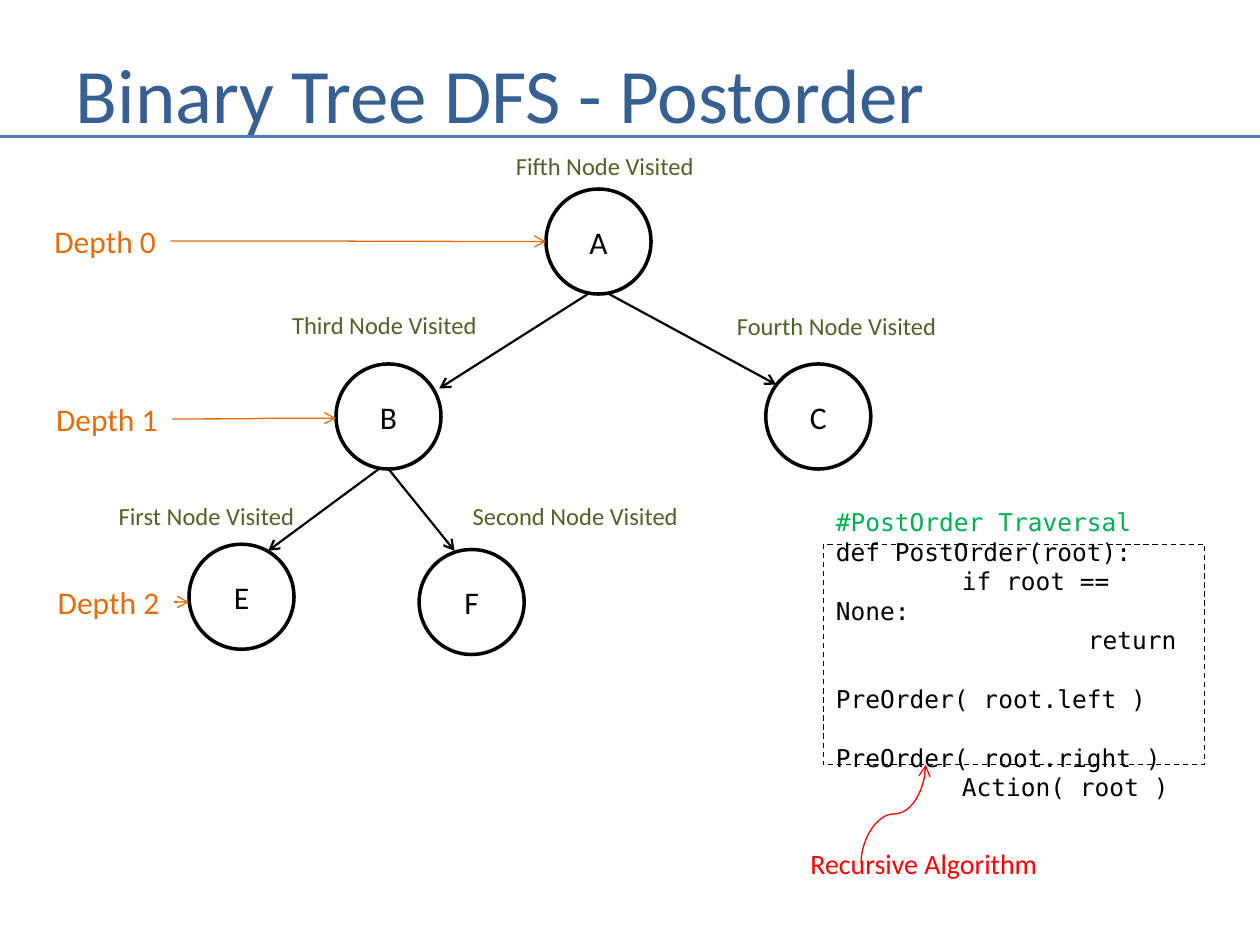
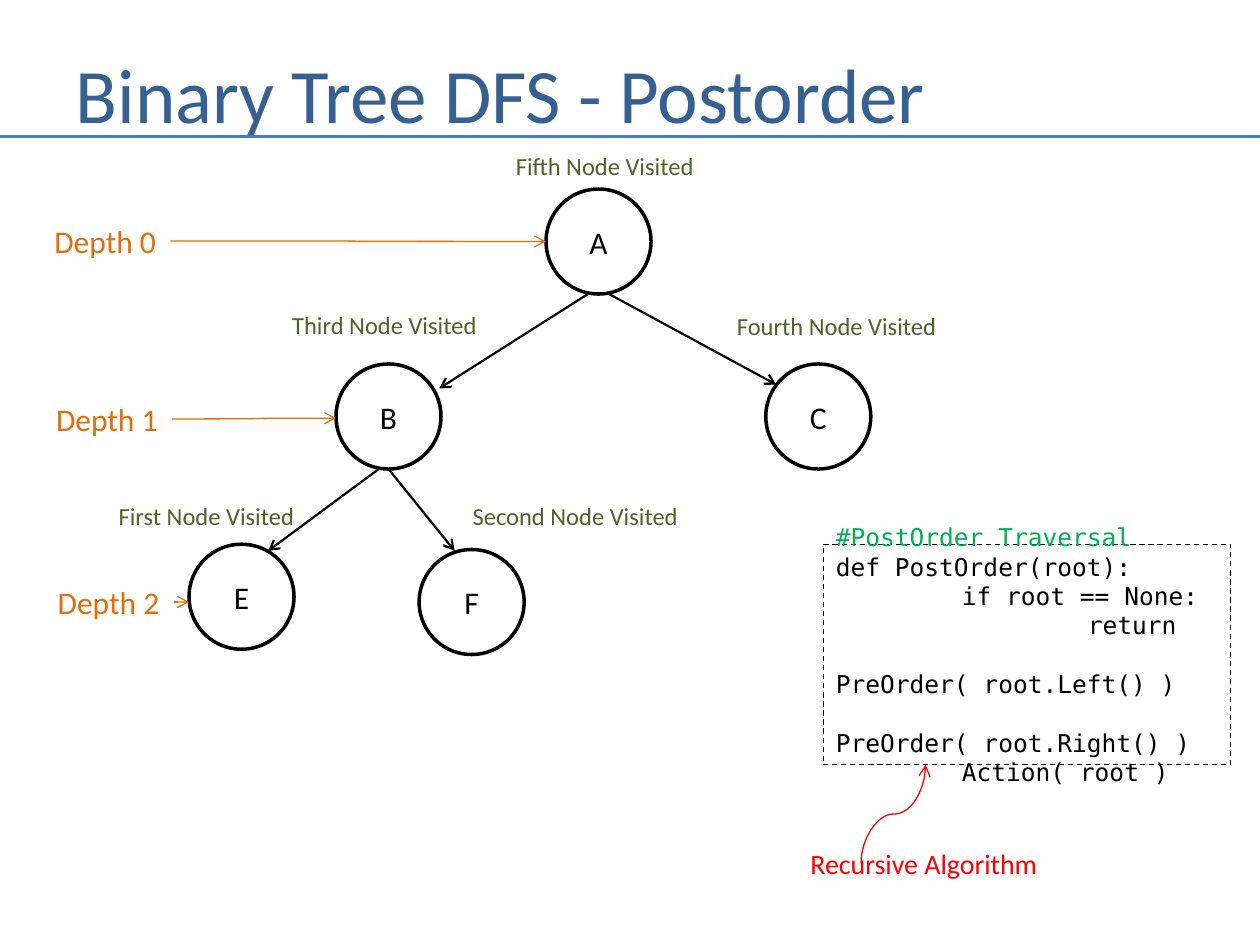
Before and after one commit to andrewferlitsch/Portland-Data-Science-Group, a slide deck: slide 13 of Presentations/AI - Graph Search.pptx. Drawn at 1260x945 pixels with LibreOffice and Linux fonts; fonts in the diff are those of the drawing. Boxes give left, top, right and bottom in pixels: in the first picture for what was removed or moved away, otherwise in the second. Text is boxed around its words. In the diff, an @@ line names an element or a change of style, - is before the commit and + after.

```diff
--- a/Presentations/AI - Graph Search.pptx
+++ b/Presentations/AI - Graph Search.pptx
@@ rectangle "#PostOrder Traversal def PostOrder(root): if ...": place and size @@
-rectangle "#PostOrder Traversal def PostOrder(root): if ..." at [823,544,1205,765]
+rectangle "#PostOrder Traversal def PostOrder(root): if ..." at [823,544,1230,765]
@@ text in rectangle at [836,527,1198,758]: text changed @@
-#PostOrder Traversal
-def PostOrder(root):
-if root == None:
-return
-PreOrder( root.left )
-PreOrder( root.right )
+#PostOrder Traversal
+def PostOrder(root):
+if root == None:
+return
+PreOrder( root.Left() )
+PreOrder( root.Right() )
```
Also in this commit, not shown: 5 other slides changed.
